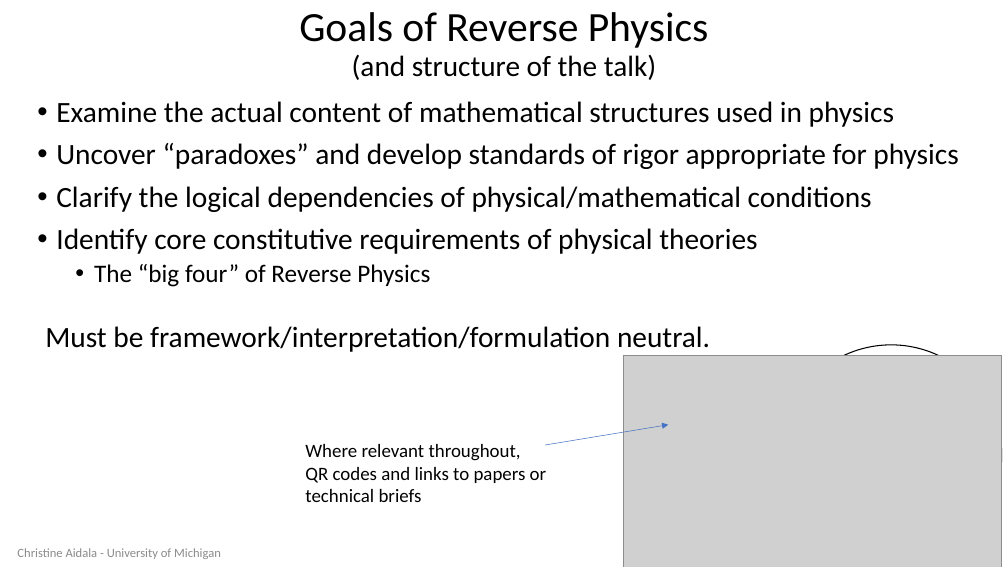
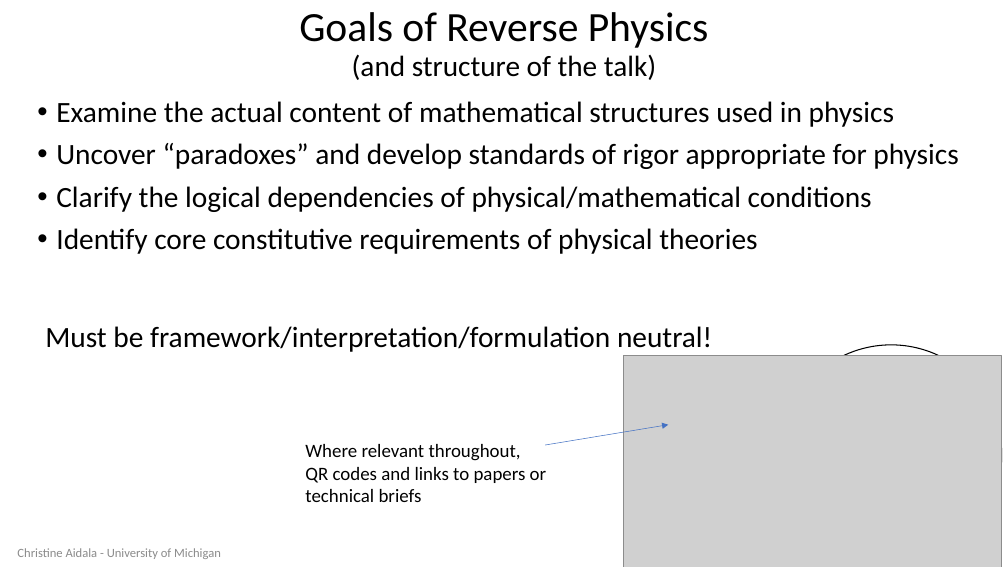
Before and after one commit to assumptionsofphysics/assumptionsofphysics.github.io, a slide deck: slide 8 of presentations/20260916-Duke.pptx (slide 9 before the commit). Drawn at 1008x567 pixels with LibreOffice and Linux fonts; fonts in the diff are those of the drawing; grey boxes stand for pictures; background and template pictures are left out. Boxes give left, top, right and bottom in pixels: in the first picture for what was removed or moved away, otherwise in the second. Text is boxed around its words. In the diff, an @@ line names an element or a change of style, - is before the commit and + after.

```diff
--- a/presentations/20260916-Duke.pptx
+++ b/presentations/20260916-Duke.pptx
@@ text at bbox=[94, 264, 430, 287]: paragraph removed @@
-  • The “big four” of Reverse Physics
@@ text at bbox=[45, 326, 712, 352]: text changed @@
-Must be framework/interpretation/formulation neutral.
+Must be framework/interpretation/formulation neutral!
```
Also in this commit, not shown: 7 other slides changed.
